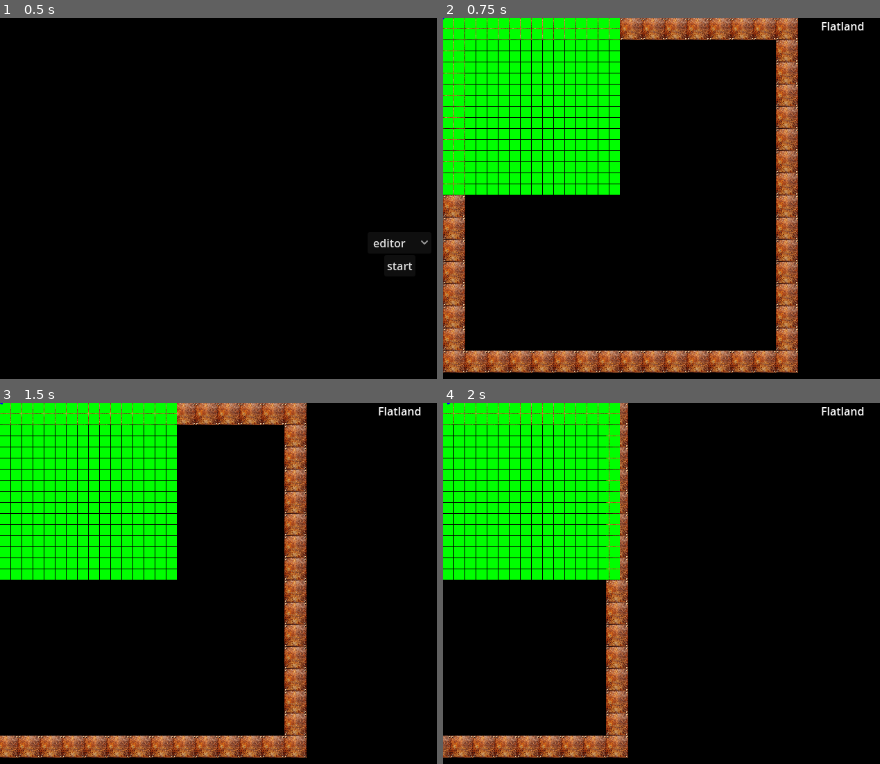
Above: before the commit, frames 1-4 (two rows, left to right).
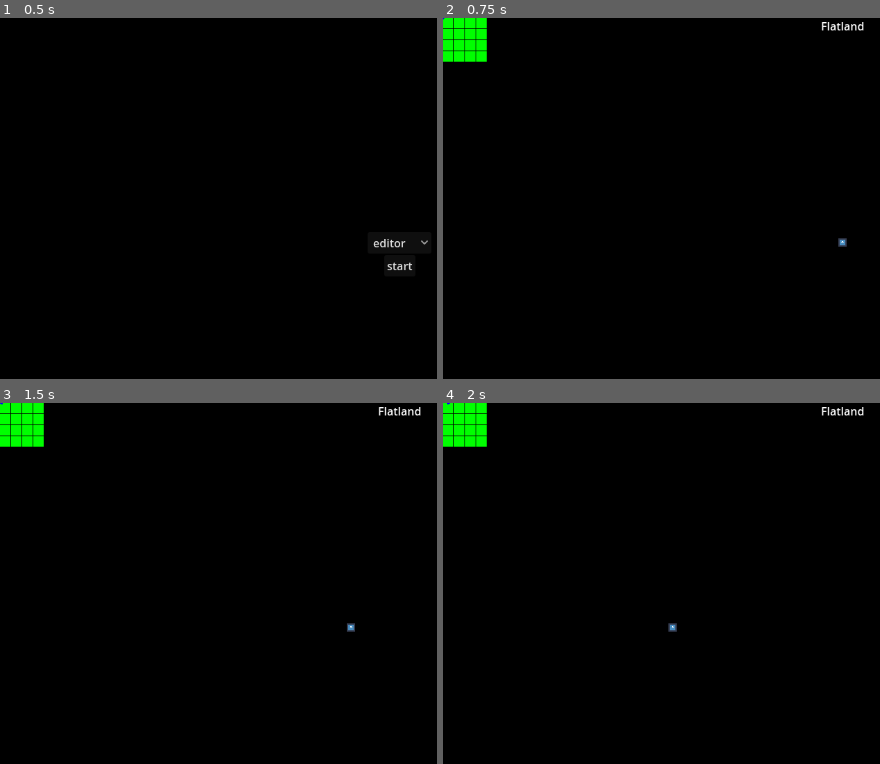
Above: after the commit, the same moments.

Repository: UndercoverGnome/tiles
Game: Godot game, scene res://scenes/mainmenu.tscn
The game is run twice, just before and just after one commit, with the same random seed, the same clock (stepped at 60 frames per second) and the same inputs. The engine's default icon, where the game draws it, is replaced by a stand-in: a white triangle on a blue panel in a dark square.
Inputs:
- Up to frame 1 (0.5 s): no input
- Up to frame 2 (0.75 s): click "start" at 0.5 s
- Up to frame 3 (1.5 s): tap Enter at 1.25 s; hold Right (ui_right) from 1.28 s (still down)
- Up to frame 4 (2 s): keep holding Right (ui_right)

Frame 1 is identical in both runs. In frame 2, 33% of the frame differs, in the area x 0-93%, y 0-99%; in frame 3, 29%; in frame 4, 24%.

Commit message:
adding multiple chunk rendering

Diff:
--- a/editor.gd
+++ b/editor.gd
@@ -1,23 +1,13 @@
 extends Node2D
 
 @export var editorUI: Control
-
+@export var camera: Camera2D
 
 var world: World = load('res://flatlandworld.tres') #eventually add choosable
 
-var tilemap
-
-var camerapos: Vector2
-
 const cameraspeed: float = 350
 
-func drawchunk(chunk: Chunk):
-	for x in range(world.chunksize):
-		for y in range(world.chunksize):
-			tilemap.set_cell(0,Vector2i(x,y),0,world.tiledict[chunk.walltiles[x][y]])
-	tilemap.z_index=-1
-
-func initialisesinglechunk():
+func initialisechunk():
 	var tilesarray = []
 	for x in range(world.chunksize):
 		tilesarray.append([])
@@ -34,42 +24,17 @@
 		world.chunks.append([])
 		for y in range(world.size.y):
 			id+=1
-			world.chunks[x].append(Chunk.new(id, Vector2i(x,y),'unnamed',initialisesinglechunk()))
-
-func visualisechunks(size):
-	#for x in range(world.size.x):
-	#	for y in range(world.size.y):
-	#		draw_rect(Rect2(Vector2(x*size,y*size),Vector2(size-1,size-1)),Color.RED)
-	#DRAW REAL CHUNKS IN GREEN OVER TOP, WITH REAL POSITIONS DERIVED FROM CHUNKDATA
-	#for x in range(world.chunks.size()):
-	#	for y in range(world.chunks[x].size()):
-	#		draw_rect(Rect2(Vector2(world.chunks[x][y].coordinates.x*size,world.chunks[x][y].coordinates.y*size),Vector2(size-1,size-1)),Color.YELLOW)
-
-	#DRAW CHUNKS IN GREEN IF THEY HAVE TILE DATA
-	for x in range(world.chunks.size()):
-		for y in range(world.chunks[x].size()):
-			if world.chunks[x][y].walltiles != []:
-				draw_rect(Rect2(Vector2(world.chunks[x][y].coordinates.x*size,world.chunks[x][y].coordinates.y*size),Vector2(size-1,size-1)),Color.GREEN)
-	#DRAW CAMERA VISUALISER
-	draw_circle(Vector2(camerapos.x/(world.chunksize*2),camerapos.y/(world.chunksize*2)),2,Color.BLUE)
+			world.chunks[x].append(Chunk.new(id, Vector2i(x,y),'unnamed',initialisechunk()))
 
 func _ready() -> void:
 	editorUI.updateUI(world.title)
 
-	camerapos=Vector2(0,0)#Vector2(get_viewport().size.x/2-(32*world.chunksize/2),(get_viewport().size.y/2)-(32*world.chunksize/2))
-
 	initialiseworldchunks()
 
-	tilemap = TileMap.new()
-	add_child(tilemap)
-	tilemap.tile_set = load(world.tileset.resource_path)
-	drawchunk(world.chunks[0][0])
-
-func _draw() -> void:
-	visualisechunks(16)
 
 func _process(delta: float) -> void:
-	camerapos+=Vector2(Input.get_axis('ui_left','ui_right')*cameraspeed*delta,Input.get_axis('ui_up','ui_down')*cameraspeed*delta)
-	tilemap.position=-camerapos
-	queue_redraw()
+	camera.position += Vector2(Input.get_axis('ui_left','ui_right')*cameraspeed*delta,Input.get_axis('ui_up','ui_down')*cameraspeed*delta)
+	editorUI.world = world
+	editorUI.camera_position = camera.position
+	editorUI.queue_redraw()
 	DisplayServer.window_set_title('tile engine, editor | fps:'+str(Engine.get_frames_per_second()))
--- a/editorUI.gd
+++ b/editorUI.gd
@@ -2,7 +2,33 @@
 
 var worldtitlelabel: Node
 
+#chunkvisualiser
+var world: World
+var camera_position: Vector2
+var visualiser_tile_size := 16
+
 func updateUI(worldtitle: String):
 	worldtitlelabel=find_child('worldtitlelabel')
+	worldtitlelabel.text=worldtitle
 
-	worldtitlelabel.text=worldtitle
+func visualisechunks(camposition, world, visualisertilesize):
+	#for x in range(world.size.x):
+	#	for y in range(world.size.y):
+	#		draw_rect(Rect2(Vector2(x*size,y*size),Vector2(size-1,size-1)),Color.RED)
+	#DRAW REAL CHUNKS IN GREEN OVER TOP, WITH REAL POSITIONS DERIVED FROM CHUNKDATA
+	#for x in range(world.chunks.size()):
+	#	for y in range(world.chunks[x].size()):
+	#		draw_rect(Rect2(Vector2(world.chunks[x][y].coordinates.x*size,world.chunks[x][y].coordinates.y*size),Vector2(size-1,size-1)),Color.YELLOW)
+
+	#DRAW CHUNKS IN GREEN IF THEY HAVE TILE DATA
+
+	for x in range(world.chunks.size()):
+		for y in range(world.chunks[x].size()):
+			if world.chunks[x][y].walltiles != []:
+				draw_rect(Rect2(Vector2(world.chunks[x][y].coordinates.x*visualisertilesize,world.chunks[x][y].coordinates.y*visualisertilesize),Vector2(visualisertilesize-1,visualisertilesize-1)),Color.GREEN)
+	#DRAW CAMERA VISUALISER
+	draw_circle(Vector2(camposition.x/(world.chunksize*2),camposition.y/(world.chunksize*2)),2,Color.BLUE)
+
+func _draw():
+	if world:
+		visualisechunks(camera_position, world, visualiser_tile_size)
--- a/flatlandworld.tres
+++ b/flatlandworld.tres
@@ -6,7 +6,7 @@
 [resource]
 script = ExtResource("1_tr4qd")
 title = "Flatland"
-size = Vector2i(16, 16)
+size = Vector2i(4, 4)
 chunksize = 16
 chunks = []
 actors = []
--- a/scenes/editor.tscn
+++ b/scenes/editor.tscn
@@ -1,11 +1,13 @@
-[gd_scene load_steps=3 format=3 uid="uid://cbw8wpb271dhx"]
+[gd_scene load_steps=4 format=3 uid="uid://cbw8wpb271dhx"]
 
 [ext_resource type="Script" path="res://editor.gd" id="1_phq7u"]
 [ext_resource type="Script" path="res://editorUI.gd" id="2_ep21a"]
+[ext_resource type="Texture2D" uid="uid://b63qr3unuqrr3" path="res://assets/icon.svg" id="3_xhckf"]
 
-[node name="main" type="Node2D" node_paths=PackedStringArray("editorUI")]
+[node name="main" type="Node2D" node_paths=PackedStringArray("editorUI", "camera")]
 script = ExtResource("1_phq7u")
 editorUI = NodePath("canvasLayer/editorUI")
+camera = NodePath("Camera2D")
 
 [node name="canvasLayer" type="CanvasLayer" parent="."]
 
@@ -32,3 +34,24 @@
 "
 horizontal_alignment = 1
 metadata/_edit_use_anchors_ = true
+
+[node name="Camera2D" type="Camera2D" parent="."]
+
+[node name="Sprite2D2" type="Sprite2D" parent="."]
+position = Vector2(1152, 0)
+scale = Vector2(0.1, 0.1)
+texture = ExtResource("3_xhckf")
+
+[node name="Sprite2D3" type="Sprite2D" parent="."]
+scale = Vector2(0.1, 0.1)
+texture = ExtResource("3_xhckf")
+
+[node name="Sprite2D4" type="Sprite2D" parent="."]
+position = Vector2(1152, 648)
+scale = Vector2(0.1, 0.1)
+texture = ExtResource("3_xhckf")
+
+[node name="Sprite2D5" type="Sprite2D" parent="."]
+position = Vector2(-1.19209e-07, 648)
+scale = Vector2(0.1, 0.1)
+texture = ExtResource("3_xhckf")
